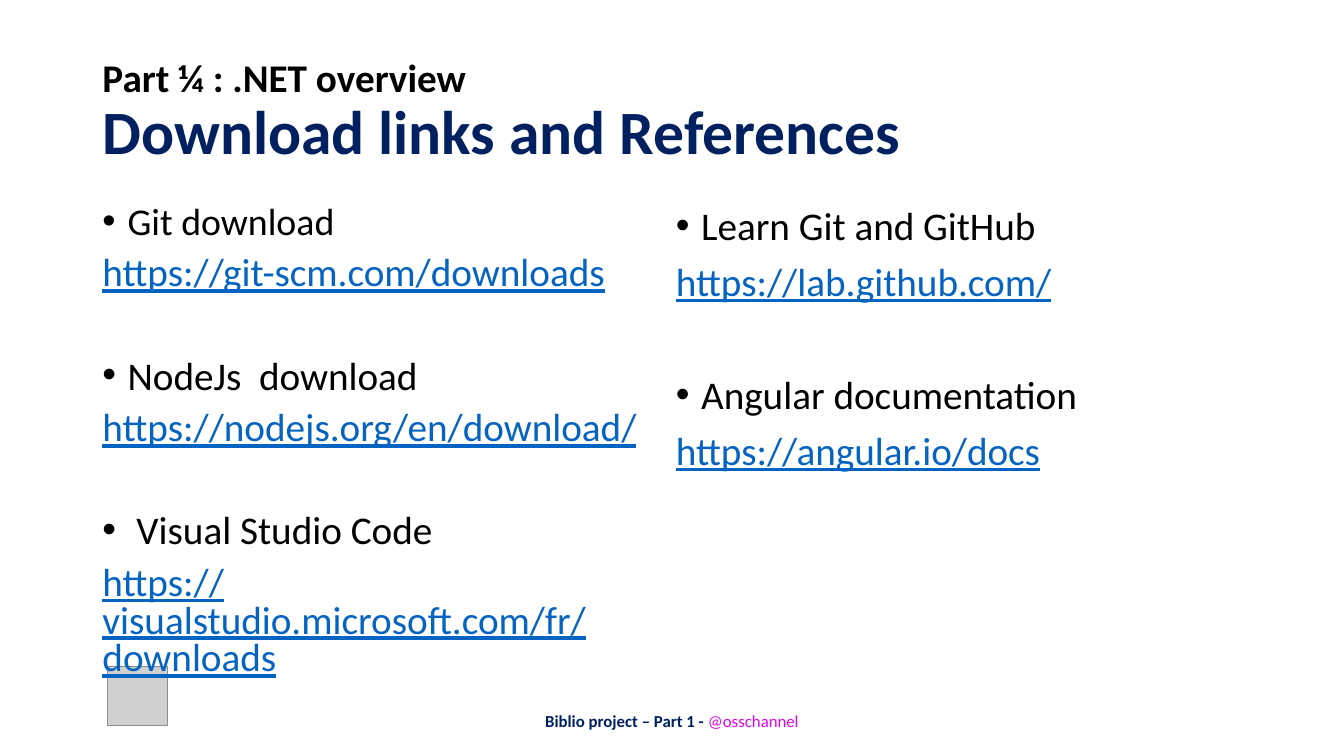
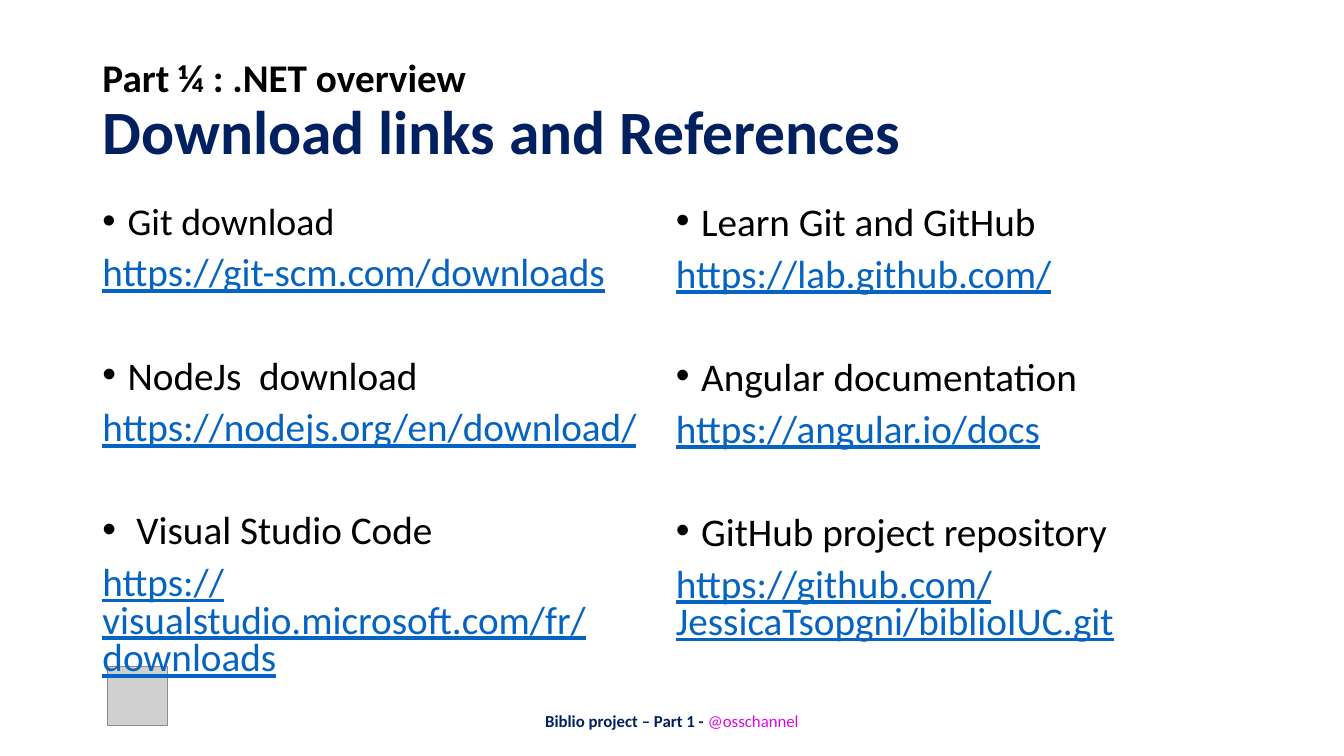
Before and after one commit to JessicaTsopgni/biblioIUC, a slide deck: slide 16 of docs/Angular-Part-1.pptx. Drawn at 1344x756 pixels with LibreOffice and Linux fonts; fonts in the diff are those of the drawing; grey boxes stand for pictures. Boxes give left, top, right and bottom in pixels: in the first picture for what was removed or moved away, otherwise in the second. Text is boxed around its words. In the diff, an @@ line names an element or a change of style, - is before the commit and + after.

Commit message:
edit app.component.html and docs

```diff
--- a/docs/Angular-Part-1.pptx
+++ b/docs/Angular-Part-1.pptx
@@ text at bbox=[676, 208, 1077, 450]: line spacing 0.9 to 0.8 @@
@@ text at bbox=[676, 518, 1114, 642]: paragraphs added @@
+• GitHub project repository
+https://github.com/JessicaTsopgni/biblioIUC.git
```
Also in this commit, not shown: 1 other slide changed, 1 other file.
